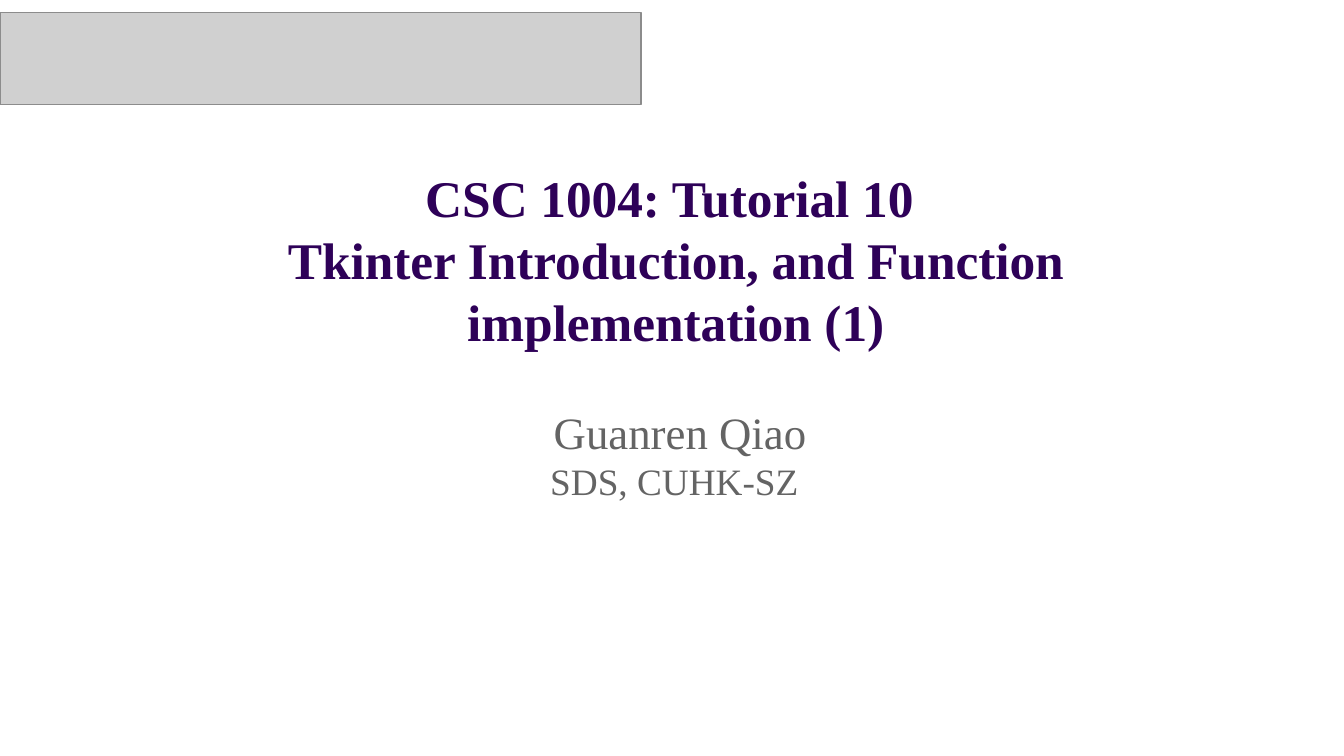
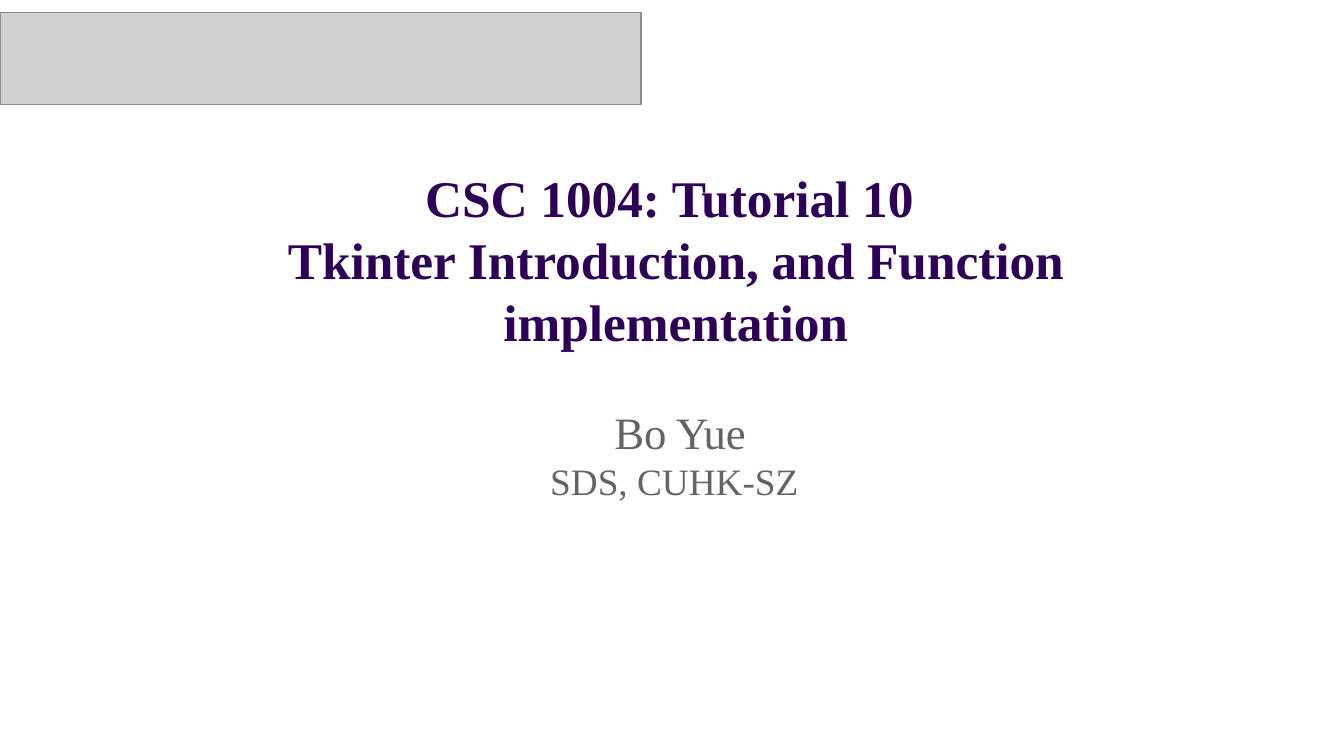
Before and after one commit to Guiliang/courses, a slide deck: slide 1 of cuhk-csc-1004/slides/CSC1004 Tutorial 10.pptx. Drawn at 1344x756 pixels with LibreOffice and Linux fonts; fonts in the diff are those of the drawing; grey boxes stand for pictures; background and template pictures are left out. Boxes give left, top, right and bottom in pixels: in the first picture for what was removed or moved away, otherwise in the second. Text is boxed around its words. In the diff, an @@ line names an element or a change of style, - is before the commit and + after.

```diff
--- a/cuhk-csc-1004/slides/CSC1004 Tutorial 10.pptx
+++ b/cuhk-csc-1004/slides/CSC1004 Tutorial 10.pptx
@@ text at box(288, 243, 1064, 351): text changed @@
-Tkinter Introduction, and Function implementation (1)
+Tkinter Introduction, and Function implementation
@@ text at box(614, 419, 746, 450): text changed @@
-Guanren Qiao
+Bo Yue
```
Also in this commit, not shown: 2 slides added, 9 slides removed, 1 other file.
